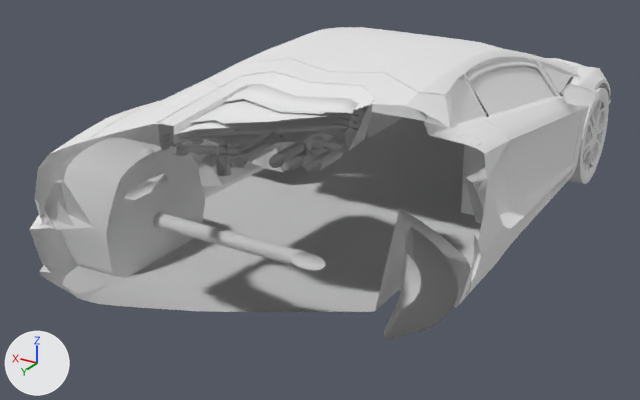
Renders of the FBX model Assets/01RAEHYEON/AventadorTransplant/v1_exterior.fbx from each side of a commit.
Camera for both pictures: a camera (50 mm lens) standing at (-10.31, 20.72, 7.78) and looking at (1.17, 1.59, -1.79). Lighting does not change. The marker at lower left points along +X, +Y and +Z. The first picture is the older version. Everything nearer to the camera than a plane just in front of the edit is cut away. Where no turn or scale is listed for an object, it has been applied to the vertices. Vertices at exactly the same position are counted once.

Objects in the first picture: 'Body', 'Body_Windows', 'Engine_Hood', 'Engine_Hood_Glass', 'FR_Wheel', 'Left_Door', 'RR_Wheel', 'Right_Door', 'Right_Door_Window', 'Roof' and 2 more.
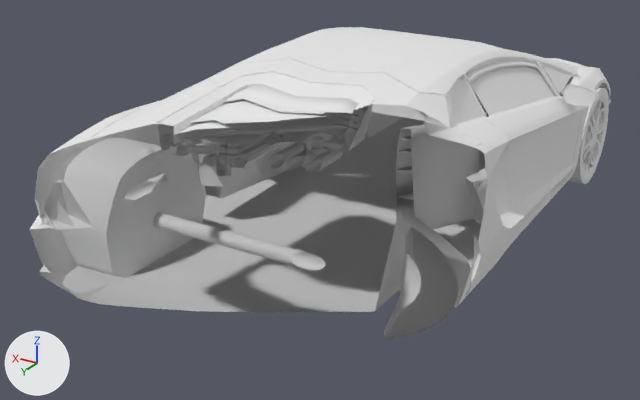
Pixel boxes (x1, y1, x2, y2) of what changed, in the pictures (640 x 400 px):
'Right_Door', reshaped (47% wider, 7% taller): before (461, 61, 599, 219); after (396, 61, 599, 230)
'Left_Door', reshaped: before (251, 126, 333, 172); after (196, 126, 333, 198)
part 1 of me_right_door, added: after (396, 120, 479, 230)
part 2 of me_left_door, built on (mostly hidden before): before (265, 149, 282, 172); after (196, 139, 282, 198)

Patch to the scene script:
```diff
--- a/Assets/01RAEHYEON/AventadorTransplant/v1_exterior.fbx.py
+++ b/Assets/01RAEHYEON/AventadorTransplant/v1_exterior.fbx.py
@@ me_left_door @@
 # used by ob_left_door; location = (0.0, 0.0, 0.0)
-me_left_door.from_pydata(...)  # 306 vertices, 264 faces; spans x 2.73..4.99, y -3.78..1.95, z -1.54..1.7
+me_left_door.from_pydata(...)  # 318 vertices, 281 faces; spans x 2.72..4.99, y -3.78..4.41, z -1.54..1.7
+# me_left_door part 2
+# 5 faces are deleted
+# 7 vertices are added at x 2.79..3.23, y 4.11..4.41, z -0.3..1.47
+# 5 new vertices lie (-0.01, 2.83, 0.22) away from vertices in x 2.73..3.24, y 1.08..1.58, z -1.46..1.26
+# 22 new faces join them, mat_none__parts_png_001 (its picture is missing)
 me_left_door.materials.append(mat_none__color_png_001)
@@ me_right_door @@
 # used by ob_right_door; location = (0.0, 0.0, 0.0)
-me_right_door.from_pydata(...)  # 306 vertices, 264 faces; spans x -4.98..-2.72, y -3.77..1.94, z -1.54..1.69
+me_right_door.from_pydata(...)  # 318 vertices, 280 faces; spans x -4.98..-2.14, y -3.77..4.15, z -1.54..1.69
+# me_right_door part 1
+# 4 vertices are added at (-2.25, 4.0, 0.59), (-2.65, 4.15, 1.65), (-2.65, 4.0, 0.59), (-2.41, 4.14, 1.64)
+# 8 new vertices lie (0.58, 2.57, 0.4) away from vertices in x -3.23..-2.72, y 1.08..1.56, z -1.46..0.99
+# 16 new faces join them, mat_none__parts_png_002 (its picture is missing)
 me_right_door.materials.append(mat_none__color_png_002)
```
